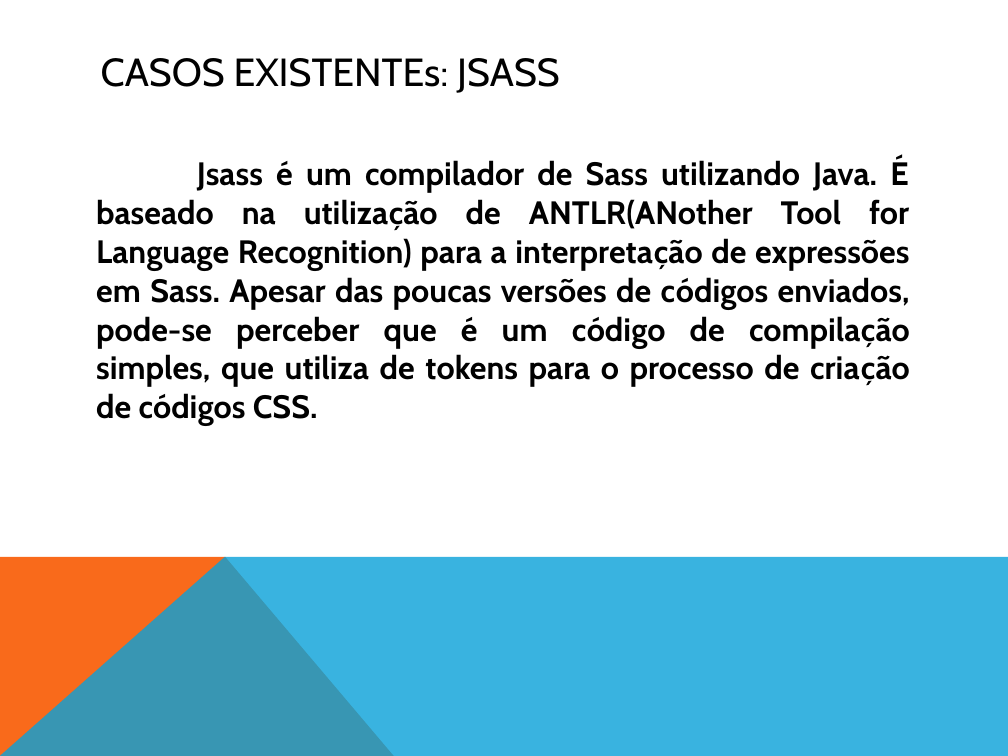
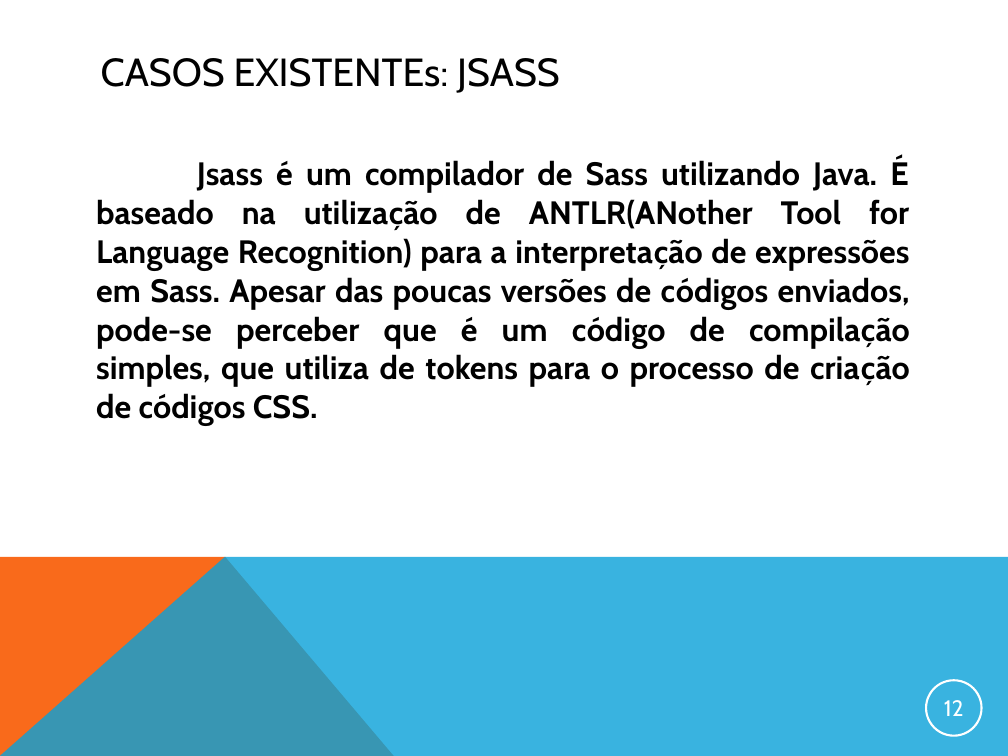
Before and after one commit to gcmorgado/sass4j, a slide deck: slide 12 of DOCUMENTACAO/apresentacao_final.ppt. Drawn at 1008x756 pixels with LibreOffice and Linux fonts; fonts in the diff are those of the drawing. Boxes give left, top, right and bottom in pixels: in the first picture for what was removed or moved away, otherwise in the second. Text is boxed around its words. In the diff, an @@ line names an element or a change of style, - is before the commit and + after.

```diff
--- a/DOCUMENTACAO/apresentacao_final.ppt
+++ b/DOCUMENTACAO/apresentacao_final.ppt
@@ page number added at (926,680,982,736), outline #FFFFFF 1.5 pt, 16 pt, text #FFFFFF @@
+12
```
Also in this commit, not shown: 10 other slides changed, 4 other files.
